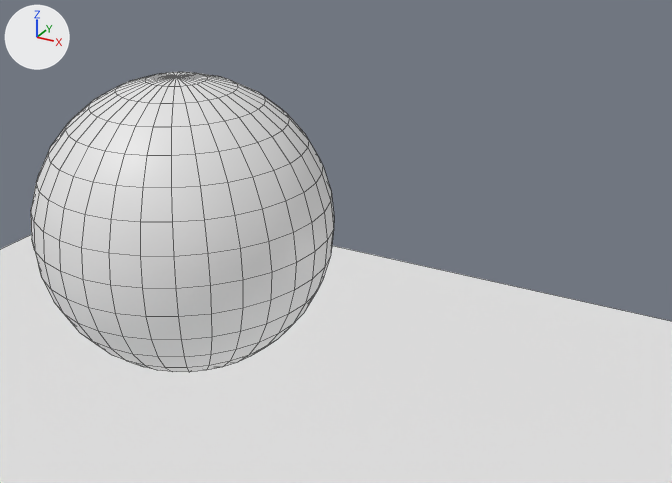
Two versions of the Blender file assets/sphere.blend, one commit apart.
One viewpoint serves both versions: a 50 mm camera at (3.69, -4.61, 7.41) aimed at (0.75, 0.73, 4.74). The axes (+X, +Y, +Z) are drawn at upper left. The lights are the same throughout. Mesh edges are drawn as thin lines.
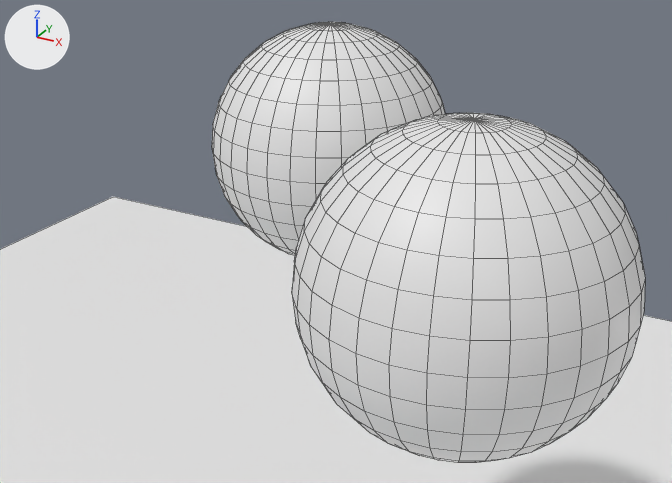
Location of each change, [x1, y1, x2, y2] in pixels of the pictures (672 x 483 px):
'Sphere.001', added
    after: [292, 113, 645, 463]
'Sphere', moved
    before: [31, 72, 334, 372]
    after: [212, 22, 445, 255]

The edits, one by one:
Object 'Sphere' (ob_sphere) moves from (0.0, 0.0, 5.0) to (0.0, 2.0, 5.0).
Object 'Sphere.001' (ob_sphere_001) is new; it shows a copy of the mesh of ob_sphere.
Its location is (2.0, 0.0, 5.0).
